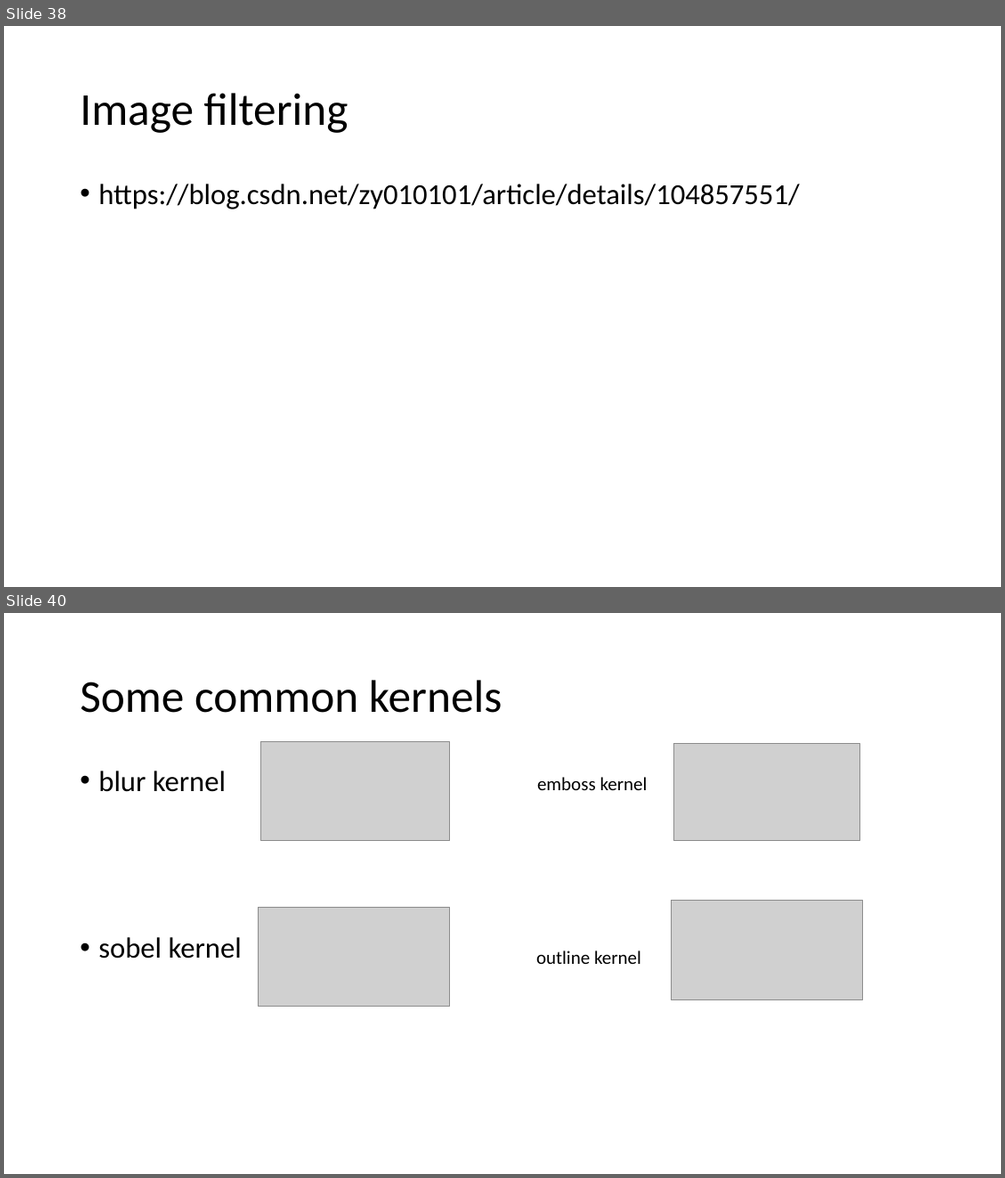
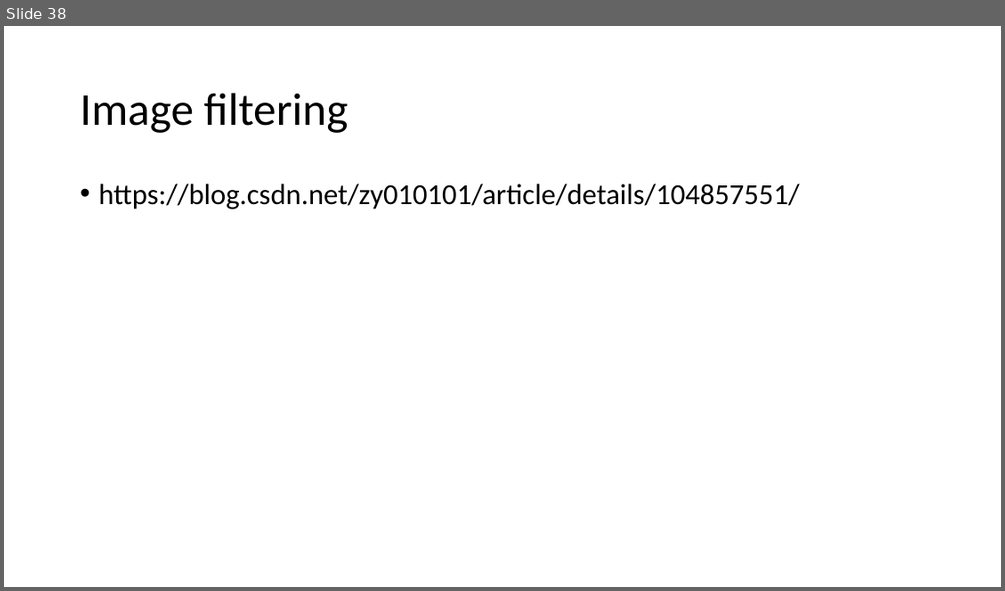
Before and after one commit to limax2008/Image-Processing-class2020, a slide deck: PPT/4th_class_Intensity_Transformation_and_Spatial_Filtering2020.9.22.pptx. Shown one above the other, each under a label of ours: slides 38 and 40 before the commit, slide 38 after it; the slides between them are not shown. The pictures are 1005x1178 and 1005x591 pixels, drawn with LibreOffice and Linux fonts; fonts in the diff are those of the drawing; grey boxes stand for pictures. Boxes give left, top, right and bottom in pixels: in the first picture for what was removed or moved away, otherwise in the second. Text is boxed around its words. In the diff, an @@ line names an element or a change of style, - is before the commit and + after.

```diff
--- a/PPT/4th_class_Intensity_Transformation_and_Spatial_Filtering2020.9.22.pptx
+++ b/PPT/4th_class_Intensity_Transformation_and_Spatial_Filtering2020.9.22.pptx
@@ slide 40 removed at <box>4,613,1001,1174</box>, background #FFFFFF @@
@@ title removed at <box>80,680,502,713</box> @@
-Some common kernels
@@ picture removed at <box>261,742,450,841</box> @@
@@ picture removed at <box>673,743,859,840</box> @@
@@ text removed at <box>98,771,242,958</box> @@
-• blur kernel
-• sobel kernel
@@ text removed at <box>537,777,647,790</box> @@
-emboss kernel
@@ picture removed at <box>671,900,863,999</box> @@
@@ picture removed at <box>259,907,450,1006</box> @@
@@ text removed at <box>536,950,641,964</box> @@
-outline kernel
```
Also in this commit, not shown: 2 other slides removed, 3 other files.
